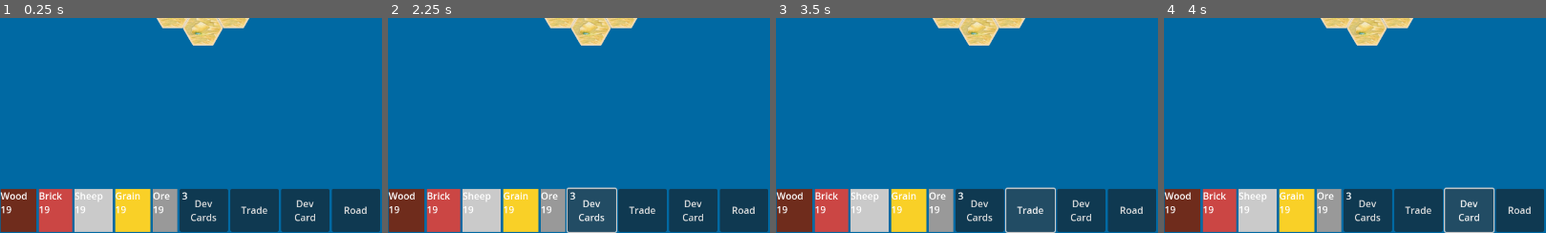
Above: before the commit, frames 1-4 (left to right).
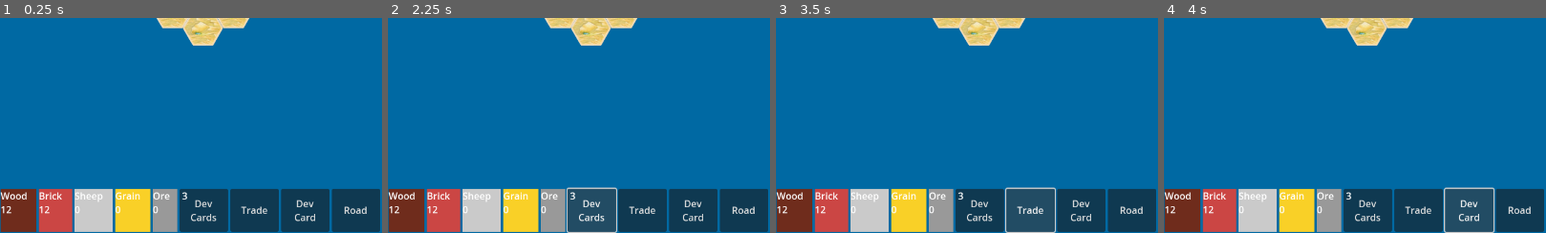
Above: after the commit, the same moments.

Repository: C0dot/Settlers-Of-Persia
Game: Godot game, scene res://main_game.tscn
Same seed, same stepped clock (60 frames per second), same inputs: the game is played once before the commit and once after it.
Inputs (mouse positions are % of the whole screen's width and height, from its top left):
- Up to frame 1 (0.25 s): no input
- Up to frame 2 (2.25 s): click (60, 83) at 0.5 s; click (67, 83) at 1.25 s; click "Dev Cards" at 2 s
- Up to frame 3 (3.5 s): click "Trade" at 2.75 s
- Up to frame 4 (4 s): click "Dev Card" at 3.5 s
The pictures show only the part of the screen within x 0-50%, y 50-100%; the shares and areas given below are measured in that part.

The runs differ from the first frame. In frame 1, 0.2% of the frame differs, in the area x 1-43%, y 87-92%; in frame 2, 0.2%; in frame 3, 0.2%; in frame 4, 0.2%.

Commit message:
added road building

Diff:
--- a/game_ui_overlay.tscn
+++ b/game_ui_overlay.tscn
@@ -1,5 +1,6 @@
-[gd_scene load_steps=22 format=3 uid="uid://b8j7quidaqxsn"]
-
+[gd_scene load_steps=23 format=3 uid="uid://b8j7quidaqxsn"]
+
+[ext_resource type="Script" uid="uid://bd11nsjt2in5i" path="res://ui.gd" id="1_dbbde"]
 [ext_resource type="Script" uid="uid://77rlrnlrkww4" path="res://test.gd" id="1_s5y2m"]
 [ext_resource type="Script" uid="uid://dsndow0maujxb" path="res://resources.gd" id="2_2jk4y"]
 [ext_resource type="Texture2D" uid="uid://bw4w57gvorivg" path="res://dice-1.png" id="2_adx3h"]
@@ -55,6 +56,7 @@
 bg_color = Color(0.609219, 0.2618, 0.692698, 1)
 
 [node name="CanvasLayer" type="CanvasLayer"]
+script = ExtResource("1_dbbde")
 
 [node name="Control" type="HBoxContainer" parent="."]
 anchors_preset = 15
@@ -131,6 +133,7 @@
 size_flags_stretch_ratio = 0.1
 
 [node name="Resources" type="HBoxContainer" parent="Control/OtherTab/HBoxContainer/ActionBar"]
+unique_name_in_owner = true
 layout_mode = 2
 size_flags_horizontal = 3
 size_flags_stretch_ratio = 2.75
@@ -142,7 +145,7 @@
 size_flags_stretch_ratio = 1.05
 theme_override_styles/normal = SubResource("StyleBoxFlat_2jk4y")
 text = "Wood
-19"
+0"
 fit_content = true
 
 [node name="Brick" type="RichTextLabel" parent="Control/OtherTab/HBoxContainer/ActionBar/Resources"]
@@ -151,7 +154,7 @@
 size_flags_stretch_ratio = 0.95
 theme_override_styles/normal = SubResource("StyleBoxFlat_adx3h")
 text = "Brick
-19"
+0"
 fit_content = true
 
 [node name="Sheep" type="RichTextLabel" parent="Control/OtherTab/HBoxContainer/ActionBar/Resources"]
@@ -160,7 +163,7 @@
 size_flags_stretch_ratio = 1.1
 theme_override_styles/normal = SubResource("StyleBoxFlat_ci4gx")
 text = "Sheep
-19"
+0"
 fit_content = true
 
 [node name="Grain" type="RichTextLabel" parent="Control/OtherTab/HBoxContainer/ActionBar/Resources"]
@@ -169,7 +172,7 @@
 size_flags_stretch_ratio = 1.02
 theme_override_styles/normal = SubResource("StyleBoxFlat_1cxvs")
 text = "Grain
-19"
+0"
 fit_content = true
 
 [node name="Ore" type="RichTextLabel" parent="Control/OtherTab/HBoxContainer/ActionBar/Resources"]
@@ -178,7 +181,7 @@
 size_flags_stretch_ratio = 0.7
 theme_override_styles/normal = SubResource("StyleBoxFlat_dbbde")
 text = "Ore
-19"
+0"
 fit_content = true
 
 [node name="DevCards" type="Button" parent="Control/OtherTab/HBoxContainer/ActionBar"]
@@ -289,7 +292,6 @@
 theme_override_styles/panel = SubResource("StyleBoxFlat_futde")
 
 [node name="MessageBoard" type="VBoxContainer" parent="Control/TrackerTab/VBoxContainer/Log/ScrollContainer"]
-unique_name_in_owner = true
 layout_mode = 2
 size_flags_horizontal = 3
 size_flags_vertical = 3
@@ -363,5 +365,6 @@
 
 [connection signal="pressed" from="Control/OtherTab/HBoxContainer/OnMapOverlay/VBoxContainer/DiceContainer/Dice1" to="Control/OtherTab/HBoxContainer/OnMapOverlay/VBoxContainer/DiceContainer" method="roll_dice"]
 [connection signal="pressed" from="Control/OtherTab/HBoxContainer/OnMapOverlay/VBoxContainer/DiceContainer/Dice2" to="Control/OtherTab/HBoxContainer/OnMapOverlay/VBoxContainer/DiceContainer" method="roll_dice"]
+[connection signal="pressed" from="Control/OtherTab/HBoxContainer/ActionBar/Road" to="." method="_on_road_pressed"]
 [connection signal="mouse_entered" from="Control/TrackerTab/VBoxContainer/Log" to="Control/TrackerTab/VBoxContainer/Log" method="_on_mouse_entered"]
 [connection signal="mouse_exited" from="Control/TrackerTab/VBoxContainer/Log" to="Control/TrackerTab/VBoxContainer/Log" method="_on_mouse_exited"]
--- a/globals.gd
+++ b/globals.gd
@@ -1,5 +1,6 @@
 extends Node
 
+var current_player: int = 4
 var player_count: int = 8
 var mouse_on_log: bool = false
 var pan_toggle: bool = false:
@@ -12,3 +13,6 @@
 var pan_val: int = 1
 
 var player_colors: Array[Color] = [Color("#000000"), Color("#ff0000"), Color("#00ff00"), Color("#0000ff"), Color("#ffff00"), Color("#ff00ff"), Color("#00ffff"), Color("#ffffff")]
+
+signal build_road
+signal built
--- a/log.gd
+++ b/log.gd
@@ -5,7 +5,7 @@
 func post(message: String):
 	var instance = MESSAGE.instantiate()
 	instance.text = "[center]"+message+"[/center]"
-	%MessageBoard.add_child(instance)
+	$ScrollContainer/MessageBoard.add_child(instance)
 
 
 func _on_mouse_entered() -> void:
--- a/road_layer.gd
+++ b/road_layer.gd
@@ -10,29 +10,37 @@
 	150: Vector2(-29*sin(PI/3), 14.5)
 	}
 
-var cells_data: Dictionary[Vector2i, float] = {}
-
-var cells: Dictionary[Vector2i, Node] = {}
-
-func add_road(location, owner_id):
-	instance = ROAD_TILE.instantiate()
-	instance.position = location
-	instance.rotation_degrees = cells_data[location]
-	instance.owner_id = owner_id
-	add_child(instance)
-	cells[location] = instance
-	return instance
-
 func tile_sort(a: Vector2i, b: Vector2i) -> bool:
 	if a.x == b.x:
 		return a.y < b.y
 	return a.x < b.x
 
+func toggle_build_visibility():
+	for child in get_children():
+		if not child.active:
+			child.visible = not child.visible
+
+func _building_mode():
+	toggle_build_visibility()
+	await Globals.built
+	toggle_build_visibility()
+
 func _ready() -> void:
 	var sorted_tiles = resource_tiles.get_used_cells()
 	sorted_tiles.sort_custom(tile_sort)
 
+	var cells: Dictionary[Vector2i, float] = {}
+
 	for tile in sorted_tiles:
 		for position_modifier in [-1, 1]:
 			for tile_rotation in _data:
-				cells_data[Vector2i(resource_tiles.map_to_local(tile) + position_modifier*_data[tile_rotation])] = tile_rotation
+				cells[Vector2i(resource_tiles.map_to_local(tile) + position_modifier*_data[tile_rotation])] = tile_rotation
+
+	for key in cells:
+		instance = ROAD_TILE.instantiate()
+		instance.position = key
+		instance.rotation_degrees = cells[key]
+		add_child(instance)
+
+	toggle_build_visibility()
+	Globals.build_road.connect(_building_mode)
--- a/road_tile.gd
+++ b/road_tile.gd
@@ -1,6 +1,17 @@
 extends Sprite2D
 
-var owner_id: int = 0:
+const ROAD = preload("res://road.png")
+
+var active := false
+
+var owner_id: int = 8:
 	set(value):
 		self_modulate = Globals.player_colors[value % 8]
 		owner_id = value
+
+func _on_button_input_event(viewport: Node, event: InputEvent, shape_idx: int) -> void:
+	if event is InputEventMouse and event.get_button_mask() == MOUSE_BUTTON_LEFT and event.is_pressed():
+		texture = ROAD
+		owner_id = Globals.current_player
+		active = true
+		Globals.built.emit()
--- a/road_tile.tscn
+++ b/road_tile.tscn
@@ -1,9 +1,20 @@
-[gd_scene load_steps=3 format=3 uid="uid://bw6rae5iw2t3e"]
+[gd_scene load_steps=4 format=3 uid="uid://bw6rae5iw2t3e"]
 
-[ext_resource type="Texture2D" uid="uid://0o43yv7tubh" path="res://road.png" id="1_5s150"]
+[ext_resource type="Texture2D" uid="uid://dl62cas5ot3vr" path="res://marker.png" id="1_74g5e"]
 [ext_resource type="Script" uid="uid://dv7y0rehga3xa" path="res://road_tile.gd" id="2_74g5e"]
+
+[sub_resource type="RectangleShape2D" id="RectangleShape2D_74g5e"]
+size = Vector2(67, 302)
 
 [node name="RoadTile" type="Sprite2D"]
 scale = Vector2(0.125, 0.125)
-texture = ExtResource("1_5s150")
+texture = ExtResource("1_74g5e")
 script = ExtResource("2_74g5e")
+
+[node name="Button" type="Area2D" parent="."]
+modulate = Color(1, 1, 1, 0)
+
+[node name="CollisionShape2D" type="CollisionShape2D" parent="Button"]
+shape = SubResource("RectangleShape2D_74g5e")
+
+[connection signal="input_event" from="Button" to="." method="_on_button_input_event"]
--- a/test.gd
+++ b/test.gd
@@ -22,4 +22,6 @@
 	$"OtherTab/HBoxContainer/ActionBar/Resources".add_dev_card("Fortnite Monopoly")
 	%"CurrentPlayer".set_turn_label(Globals.player_colors[2],"priel")
 	# Globals.pan_toggle = true
+	$"OtherTab/HBoxContainer/ActionBar/Resources".wood = 12
+	$"OtherTab/HBoxContainer/ActionBar/Resources".brick = 12
 	print("end of test.gd output.")
